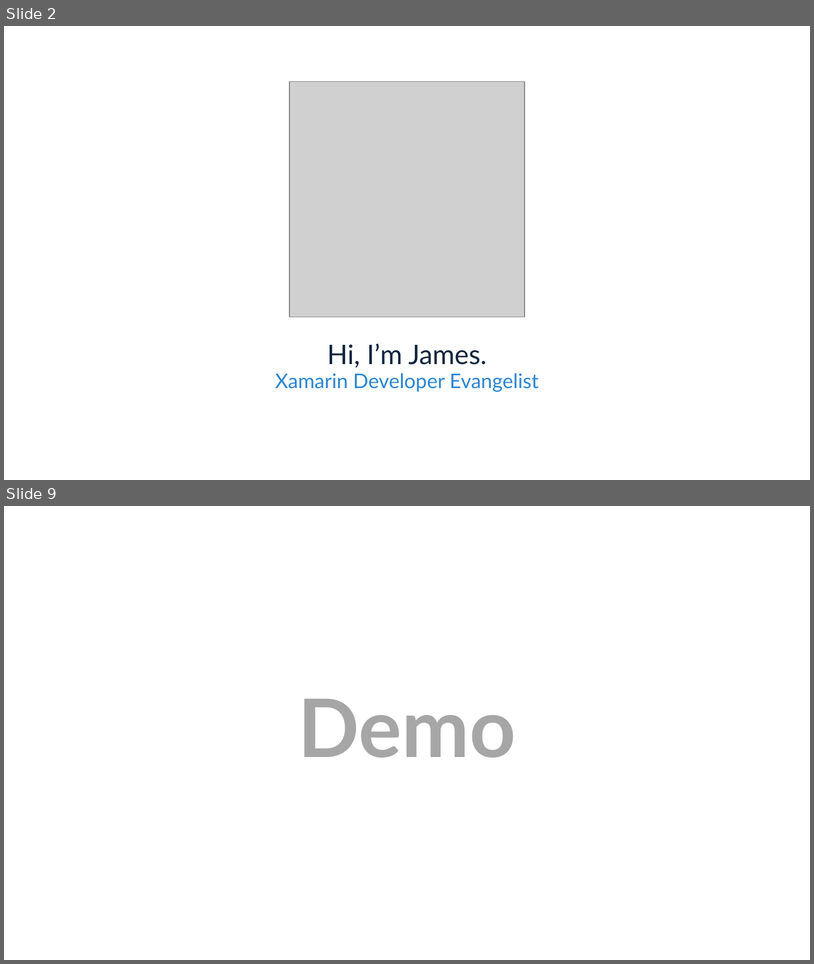
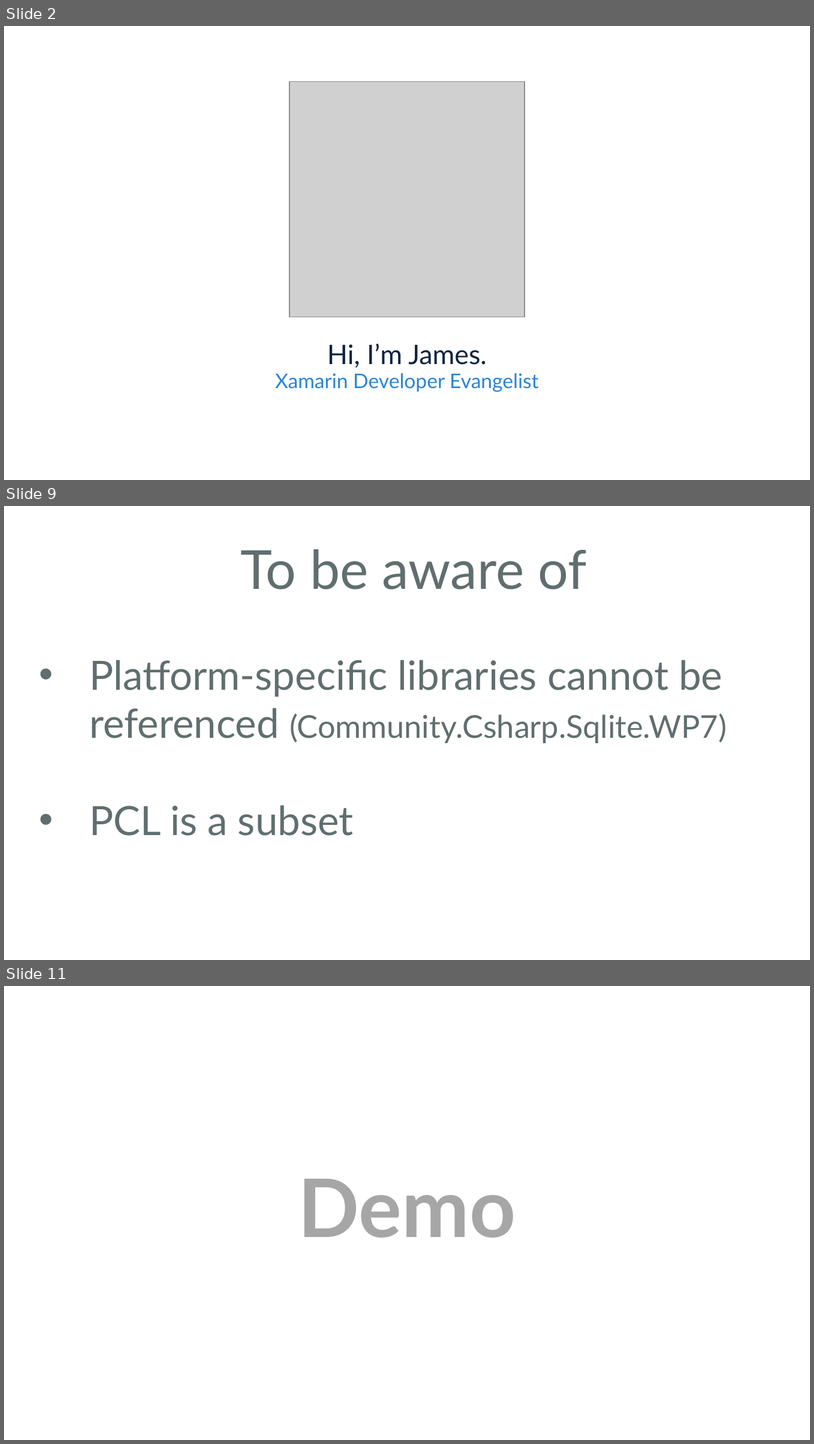
Before and after one commit to jamesmontemagno/PlanetXamarin, a slide deck: PCLinVS.ppt. Shown one above the other, each under a label of ours: slides 2 and 9 before the commit, slides 2, 9 and 11 after it; the slides between them are not shown. The pictures are 814x964 and 814x1444 pixels, drawn with LibreOffice and Linux fonts; fonts in the diff are those of the drawing; grey boxes stand for pictures; background and template pictures are left out. Boxes give left, top, right and bottom in pixels: in the first picture for what was removed or moved away, otherwise in the second. Text is boxed around its words. In the diff, an @@ line names an element or a change of style, - is before the commit and + after.

```diff
--- a/PCLinVS.ppt
+++ b/PCLinVS.ppt
@@ slide 9 added at [4, 506, 810, 960], background #FFFFFF @@
@@ text added at [241, 549, 587, 589], 48 pt, text #606E6F @@
+To be aware of
@@ text added at [89, 660, 727, 835], 36 pt, text #606E6F @@
+• Platform-specific libraries cannot be referenced (Community.Csharp.Sqlite.WP7)
+• PCL is a subset
@@ what was slide 9 is now slide 11 @@
```
Also in this commit, not shown: 2 slides changed, 5 other slides added, 4 slides removed.
